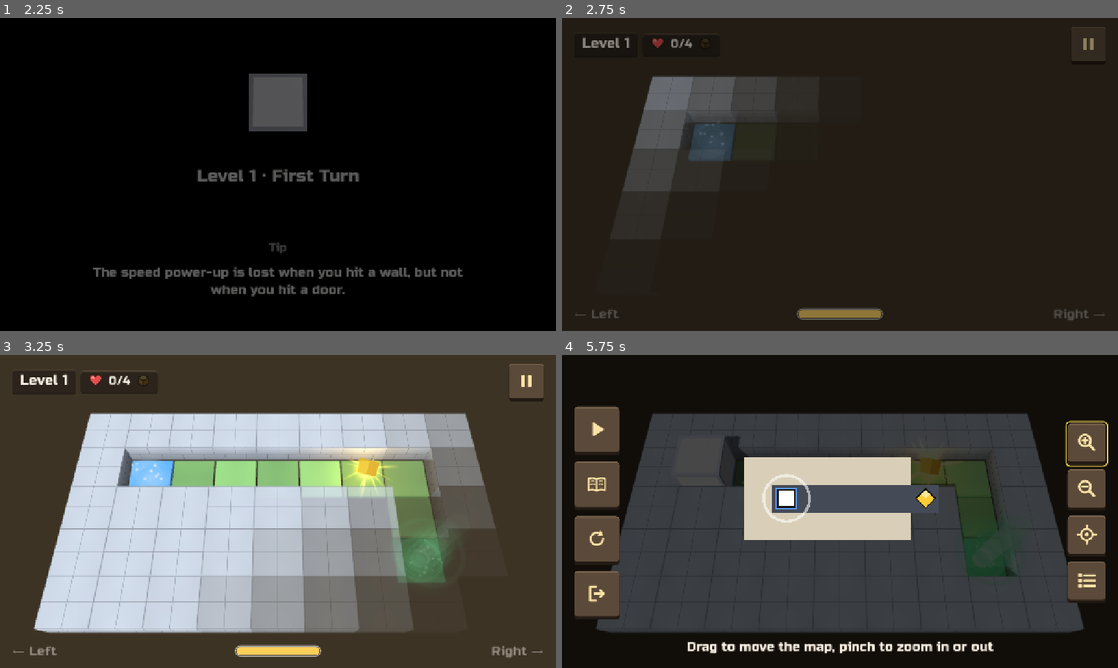
Above: before the commit, frames 1-4 (two rows, left to right).
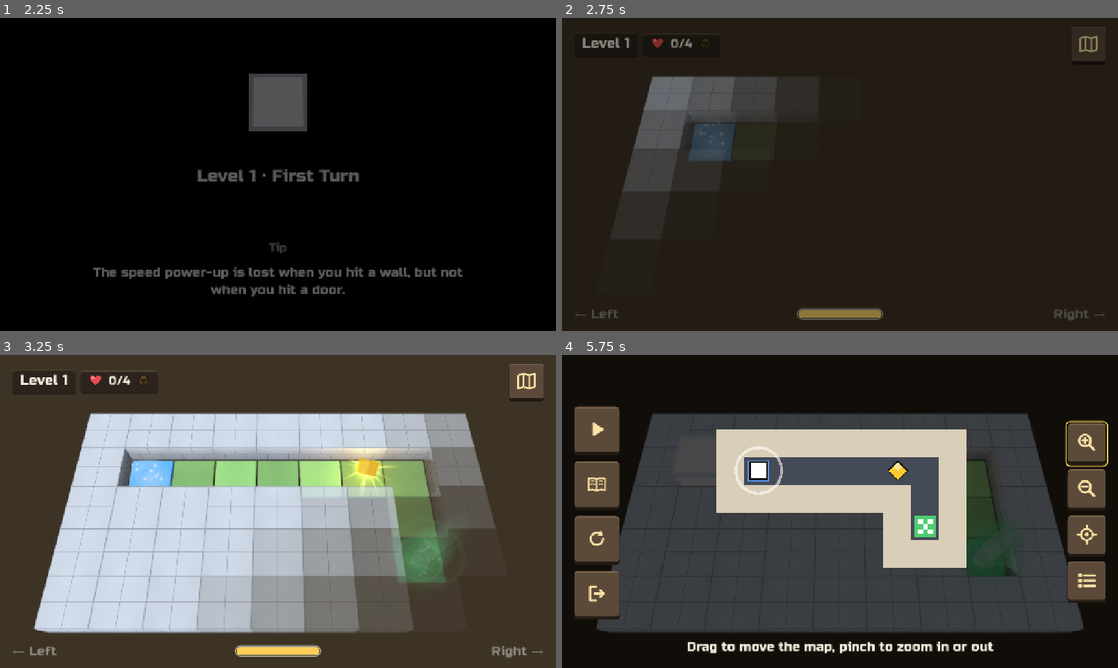
Above: after the commit, the same moments.

Repository: tonyjdev/mazecube
Game: Godot game, scene res://scenes/menu.tscn
Two runs of this game, one before a commit and one after it. Both use one fixed random seed, a clock stepped at 60 frames per second and the inputs below. Sound files missing from this copy of the repository are replaced by a short silence.
Inputs (mouse positions are in pixels of both pictures, inside the frame that each line leads up to):
- Up to frame 1 (2.25 s): click "Play" at 0.5 s; tap Enter (next_level) at 1.25 s; drag from (278, 174) to (333, 105) at 1.27 s; click "Continue" at 2 s
- Up to frame 2 (2.75 s): no input
- Up to frame 3 (3.25 s): drag from (166, 527) to (250, 574) at 2.77 s
- Up to frame 4 (5.75 s): move the mouse to (895, 442) at 3.52 s; hold Right (turn_right) 3.53-4.25 s; hold Enter (next_level) 3.53-4.25 s; drag from (812, 574) to (673, 464) at 4.27 s; move the mouse to (1006, 558) at 5.02 s; hold Left (turn_left) from 5.03 s (still down); hold Up (dash) from 5.03 s (still down); tap Escape (ui_cancel) at 5.65 s

Frame 1 is identical in both runs. In frame 2, 0.1% of the frame differs, in the area x 93-97%, y 5-11%; in frame 3, 0.1%; in frame 4, 16%, in the area x 27-73%, y 23-68%.

Commit message:
Puente colgante: aguanta 3 s tras romperse antes de caer; botón del mapa con icono de mapa y zona de toque ampliada; radio explorado de 8,5 casillas

Diff:
--- a/scenes/game.tscn
+++ b/scenes/game.tscn
@@ -8,7 +8,7 @@
 [ext_resource type="Texture2D" path="res://ui/pause_restart.svg" id="11_restart"]
 [ext_resource type="Texture2D" path="res://ui/pause_exit.svg" id="12_exit"]
 [ext_resource type="Script" path="res://scripts/strength_bar.gd" id="13_strength"]
-[ext_resource type="Texture2D" path="res://ui/pause_pause.svg" id="14_pause"]
+[ext_resource type="Texture2D" path="res://ui/pause_map.svg" id="14_pause"]
 [ext_resource type="Texture2D" path="res://ui/hud_heart.svg" id="15_heart"]
 [ext_resource type="Texture2D" path="res://ui/hud_gold_cube.svg" id="16_gold"]
 [ext_resource type="Script" path="res://scripts/star_icon.gd" id="17_star"]
--- a/scripts/game.gd
+++ b/scripts/game.gd
@@ -113,6 +113,9 @@
 ## Un deslizamiento debe ser al menos así de más vertical que horizontal (o
 ## al revés).
 const SWIPE_DIRECTION_RATIO := 1.5
+## Margen (en píxeles) alrededor del botón del mapa que también lo pulsa (el
+## botón mide 80; con el margen se puede tocar hasta el borde de la pantalla).
+const PAUSE_HIT_MARGIN := 36.0
 ## Tiempo que tarda el juego en recuperar su velocidad al salir de la pausa.
 const RESUME_RAMP_TIME := 1.0
 ## Tiempo máximo que el cubo espera a la cámara para reaparecer tras morir.
@@ -345,6 +348,10 @@
 				if not info["committed"] and not info["done"] and not _is_swipe_attempt(info):
 					_press_side(info["side"])
 				_gestures.erase(touch.index)
+		elif _is_near_pause_button(touch.position):
+			# Margen alrededor del botón del mapa: abre la pausa como el botón.
+			pause_button.pressed.emit()
+			get_viewport().set_input_as_handled()
 		elif not _is_over_buttons(touch.position):
 			var half := get_viewport().get_visible_rect().size.x * 0.5
 			var side := RollingCube.TURN_LEFT if touch.position.x < half else RollingCube.TURN_RIGHT
@@ -793,6 +800,14 @@
 	return pause_button.visible and pause_button.get_global_rect().has_point(pos)
 
 
+## Toque en el margen de PAUSE_HIT_MARGIN alrededor del botón del mapa (fuera
+## del botón: dentro, lo recoge el propio botón). El botón se ve igual de
+## grande, pero así es más fácil acertar y no se gira el cubo sin querer.
+func _is_near_pause_button(pos: Vector2) -> bool:
+	return pause_button.visible and not pause_button.get_global_rect().has_point(pos) \
+		and pause_button.get_global_rect().grow(PAUSE_HIT_MARGIN).has_point(pos)
+
+
 ## Reproductor del zumbido de la inmunidad, con el sonido en bucle.
 func _setup_immunity_hum() -> void:
 	_immunity_hum = AudioStreamPlayer.new()
--- a/scripts/hanging_bridge.gd
+++ b/scripts/hanging_bridge.gd
@@ -7,13 +7,21 @@
 ## (100 %) y baja un punto (25 %) cada vez que el cubo sale de ella (ver
 ## Level.cube_left_cell). Cuanto menos estable, más a menudo suelta polvo
 ## que cae al vacío (ver DUST_*); al 25 % además se balancea un poco cada
-## pocos segundos (ver SWAY_*). Cuando una casilla llega a 0 se cae el
-## puente entero: las casillas se desprenden una tras otra empezando por la
-## que se ha roto, y el cubo que siga encima cae con ellas.
+## pocos segundos (ver SWAY_*). Cuando una casilla llega a 0 el puente
+## aguanta todavía BREAK_DELAY segundos (polvo sin parar y la casilla rota
+## temblando) para que al cubo le dé tiempo a cruzar por última vez; luego
+## avisa con `break_due` y Level lo tira: las casillas se desprenden una tras
+## otra empezando por la que se ha roto, y el cubo que siga encima cae con
+## ellas.
 ##
 ## Las coordenadas son las del tablero (Level), en casillas.
 
+signal break_due(origin: Vector2i)
+
 const MAX_STABILITY := 4
+## Segundos que aguanta el puente desde que una casilla llega a 0 hasta que
+## se cae.
+const BREAK_DELAY := 3.0
 ## Retraso entre la caída de una casilla y la de su vecina.
 const CELL_FALL_DELAY := 0.09
 const FALL_GRAVITY := 9.0
@@ -23,8 +31,8 @@
 
 ## Segundos entre dos sueltas de polvo y partículas por suelta, según la
 ## estabilidad que le queda a la casilla (a MAX_STABILITY no suelta nada).
-const DUST_INTERVAL := {3: Vector2(8.0, 10.0), 2: Vector2(4.0, 7.0), 1: Vector2(1.0, 2.0)}
-const DUST_AMOUNT := {3: Vector2i(1, 2), 2: Vector2i(2, 4), 1: Vector2i(4, 7)}
+const DUST_INTERVAL := {3: Vector2(8.0, 10.0), 2: Vector2(4.0, 7.0), 1: Vector2(1.0, 2.0), 0: Vector2(0.25, 0.5)}
+const DUST_AMOUNT := {3: Vector2i(1, 2), 2: Vector2i(2, 4), 1: Vector2i(4, 7), 0: Vector2i(5, 8)}
 const DUST_LIFETIME := 2.4
 const DUST_COLOR := Color(0.86, 0.78, 0.64)
 
@@ -35,6 +43,8 @@
 ## empieza cada giro. Es solo visual: el cubo no se entera.
 const SWAY_STABILITY := 1
 const SWAY_INTERVAL := Vector2(3.0, 5.0)
+## Pausa entre vaivenes de la casilla rota mientras el puente aguanta.
+const BREAK_SWAY_INTERVAL := Vector2(0.05, 0.2)
 const SWAY_TIME := 1.8
 ## Oscilaciones por vaivén.
 const SWAY_WAVES := 1.5
@@ -63,6 +73,11 @@
 ## Casillas del puente, de un extremo al otro.
 var cells: Array[Vector2i] = []
 var is_collapsed := false
+## Una casilla ha llegado a 0 y el puente se caerá en `_break_left` segundos.
+var is_breaking := false
+
+var _break_origin := Vector2i.ZERO
+var _break_left := 0.0
 
 var _cell_size := 1.0
 var _along := Vector2i.RIGHT
@@ -114,18 +129,23 @@
 
 
 ## El cubo ha salido de la casilla: pierde un punto de estabilidad. Devuelve
-## true si ha llegado a 0 (el puente tiene que caerse).
+## true si acaba de llegar a 0: el puente empieza a romperse y se caerá
+## BREAK_DELAY segundos después (ver `break_due`).
 func wear(cell: Vector2i) -> bool:
-	if is_collapsed or not _stability.has(cell):
+	if is_collapsed or is_breaking or not _stability.has(cell):
 		return false
 	var left: int = maxi(_stability[cell] - 1, 0)
 	_stability[cell] = left
-	if left == 0:
-		return true
 	# Una suelta de polvo nada más perder estabilidad y luego al ritmo que le
 	# toca.
 	_emit_dust(cell)
 	_dust_wait[cell] = _random_interval(left)
+	if left == 0:
+		is_breaking = true
+		_break_origin = cell
+		_break_left = BREAK_DELAY
+		_sway_wait[cell] = 0.0
+		return true
 	if left == SWAY_STABILITY and not _sway_wait.has(cell):
 		_sway_wait[cell] = _rng.randf_range(SWAY_INTERVAL.x, SWAY_INTERVAL.y) * 0.5
 	return false
@@ -138,6 +158,7 @@
 	if is_collapsed:
 		return
 	is_collapsed = true
+	is_breaking = false
 	var origin_index := cells.find(origin)
 	for i in cells.size():
 		var cell := cells[i]
@@ -160,6 +181,11 @@
 
 
 func _process(delta: float) -> void:
+	if is_breaking:
+		_break_left -= delta
+		if _break_left <= 0.0:
+			is_breaking = false
+			break_due.emit(_break_origin)
 	for cell: Vector2i in _dust_wait.keys():
 		_dust_wait[cell] -= delta
 		if _dust_wait[cell] <= 0.0:
@@ -201,7 +227,8 @@
 		var base := Vector3(cell.x, 0, cell.y) * _cell_size
 		if t >= SWAY_TIME:
 			_swaying.erase(cell)
-			_sway_wait[cell] = _rng.randf_range(SWAY_INTERVAL.x, SWAY_INTERVAL.y)
+			var pause := BREAK_SWAY_INTERVAL if _stability[cell] == 0 else SWAY_INTERVAL
+			_sway_wait[cell] = _rng.randf_range(pause.x, pause.y)
 			node.basis = Basis.IDENTITY
 			node.position = base
 			continue
--- a/scripts/level.gd
+++ b/scripts/level.gd
@@ -188,7 +188,7 @@
 const NO_CELL := Vector2i(-9999, -9999)
 ## Radio (en casillas) alrededor del cubo que queda explorado para el mapa de
 ## la pausa (ver mark_seen_around).
-const SEEN_RADIUS := 5.0
+const SEEN_RADIUS := 8.5
 ## Aparición del tablero: duración total y lo que tarda cada casilla en
 ## pasar de transparente a opaca.
 const REVEAL_TIME := 1.3
@@ -591,24 +591,30 @@
 
 
 ## El cubo acaba de salir de `cell` (ya está en otra casilla): si era un
-## puente, pierde estabilidad y, si llega a 0, el puente entero cae, con el
-## cubo si sigue encima.
+## puente, pierde estabilidad y, si llega a 0, el puente empieza a romperse
+## (se cae unos segundos después, ver _on_bridge_break_due).
 func cube_left_cell(cell: Vector2i) -> void:
 	if not _bridges.has(cell):
 		return
 	var bridge: HangingBridge = _bridges[cell]
-	if not bridge.wear(cell):
-		Sfx.play("creak", 0.1, -4.0 * bridge.stability(cell))
+	var broke := bridge.wear(cell)
+	Sfx.play("creak", 0.1, -4.0 * bridge.stability(cell) + (4.0 if broke else 0.0))
+
+
+## Al puente se le ha acabado el aguante: cae entero, con el cubo si está
+## encima o volcando hacia él.
+func _on_bridge_break_due(origin: Vector2i, bridge: HangingBridge) -> void:
+	if not is_instance_valid(bridge) or not _bridges.has(origin):
 		return
 	var cube_cell := NO_CELL
-	if cube and cube.is_alive() and (bridge.has_cell(cube.cell) or bridge.has_cell(cube.roll_target())):
-		cube_cell = cube.cell if bridge.has_cell(cube.cell) else cube.roll_target()
+	if cube and cube.is_alive() and bridge.has_cell(cube.roll_target()):
+		cube_cell = cube.roll_target()
 	for c in bridge.cells:
 		_bridges.erase(c)
 		_walkable.erase(c)
 		_void[c] = true
 	_topology_version += 1
-	bridge.collapse(cell, cube_cell)
+	bridge.collapse(origin, cube_cell)
 	Sfx.play("collapse")
 	if cube_cell != NO_CELL:
 		cube.drop()
@@ -1855,6 +1861,7 @@
 			var bridge := HangingBridge.new()
 			bridge.name = "Bridge%d" % get_child_count()
 			bridge.setup(run, along, CELL_SIZE)
+			bridge.break_due.connect(_on_bridge_break_due.bind(bridge))
 			add_child(bridge)
 			for cell in run:
 				_bridges[cell] = bridge
--- /dev/null
+++ b/ui/pause_map.svg
@@ -0,0 +1,4 @@
+<svg xmlns="http://www.w3.org/2000/svg" width="48" height="48" viewBox="0 0 48 48">
+  <path d="M5 11 L17 6 L31 11 L43 6 V37 L31 42 L17 37 L5 42 Z" fill="none" stroke="#fbe2a6" stroke-width="4" stroke-linejoin="round"/>
+  <path d="M17 6 V37 M31 11 V42" stroke="#fbe2a6" stroke-width="3.5"/>
+</svg>
--- a/ui/pause_pause.svg
+++ /dev/null
@@ -1 +0,0 @@
-<svg xmlns="http://www.w3.org/2000/svg" width="48" height="48" viewBox="0 0 48 48"><rect x="13" y="10" width="8" height="28" rx="2" fill="#fbe2a6"/><rect x="27" y="10" width="8" height="28" rx="2" fill="#fbe2a6"/></svg>
Not shown, changed: ui/pause_map.svg.import
Not shown, changed: docs/especificacion_juego_cubo.md
